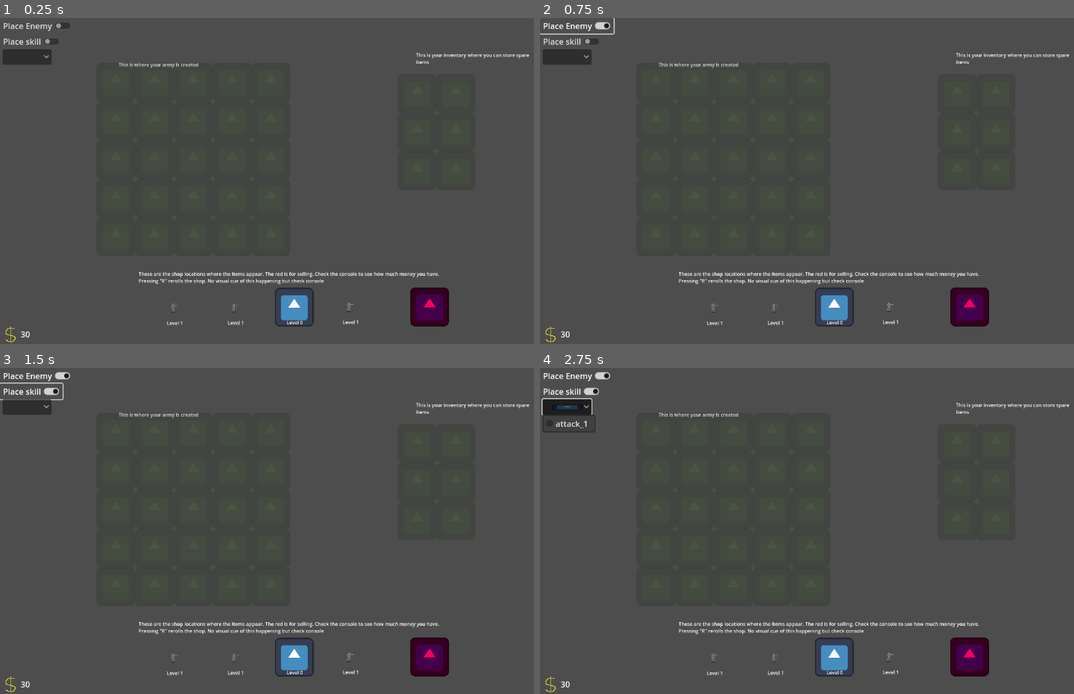
Above: before the commit, frames 1-4 (two rows, left to right).
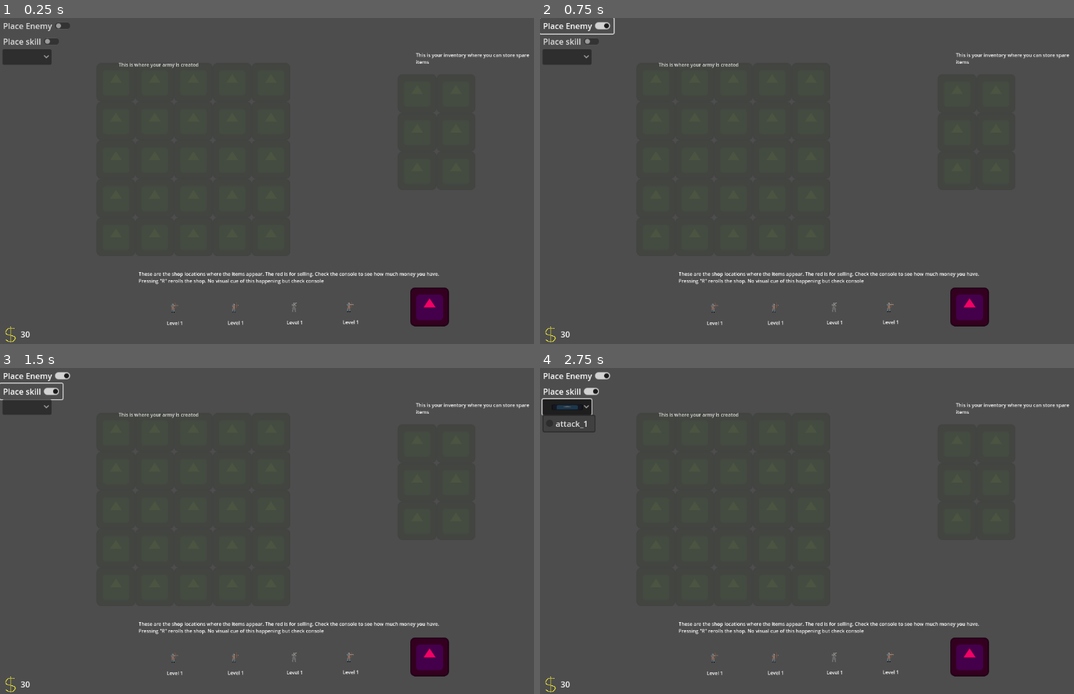
Above: after the commit, the same moments.

Repository: LorcanSmith/Armies
Game: Godot game, scene res://Scenes/main.tscn
Two runs of this game, one before a commit and one after it. Both use one fixed random seed, a clock stepped at 60 frames per second and the inputs below. The engine's default icon, where the game draws it, is replaced by a stand-in: a white triangle on a blue panel in a dark square.
Inputs (mouse positions are in pixels of both pictures, inside the frame that each line leads up to):
- Up to frame 1 (0.25 s): no input
- Up to frame 2 (0.75 s): click "Place Enemy" at 0.5 s
- Up to frame 3 (1.5 s): click "Place skill" at 1.25 s
- Up to frame 4 (2.75 s): click (566, 407) at 2 s

The runs differ from the first frame. In frame 1, 0.5% of the frame differs, in the area x 51-59%, y 82-95%; in frame 2, 0.5%; in frame 3, 0.5%; in frame 4, 0.5%.

Commit message:
knight unit updated

Diff:
--- a/Prefabs/Shop Items/Level1/knight_item.tscn
+++ /dev/null
@@ -1,8 +0,0 @@
-[gd_scene load_steps=2 format=3 uid="uid://cffn8vbj6ve42"]
-
-[ext_resource type="PackedScene" uid="uid://d26riwgg0v8nl" path="res://Prefabs/Shop Items/item.tscn" id="1_88a6c"]
-
-[node name="Item" instance=ExtResource("1_88a6c")]
-unit_ID = 0
-buy_cost = 10
-sell_cost = 5
--- /dev/null
+++ b/Prefabs/Shop Items/Level1/knight_item_LVL1.tscn
@@ -0,0 +1,15 @@
+[gd_scene load_steps=3 format=3 uid="uid://cffn8vbj6ve42"]
+
+[ext_resource type="PackedScene" uid="uid://d26riwgg0v8nl" path="res://Prefabs/Shop Items/item.tscn" id="1_88a6c"]
+[ext_resource type="Texture2D" uid="uid://ca2y0ewqn4yt" path="res://Sprites/Units/Medieval/Knight/knight_sprite.png" id="2_cx6ia"]
+
+[node name="Item" instance=ExtResource("1_88a6c")]
+unit_ID = 0
+buy_cost = 10
+sell_cost = 5
+
+[node name="Sprite2D" parent="." index="0"]
+texture = ExtResource("2_cx6ia")
+
+[node name="Level" parent="." index="3"]
+text = "Level 1"
--- /dev/null
+++ b/Prefabs/Shop Items/Level2/knight_item_LVL2.tscn
@@ -0,0 +1,15 @@
+[gd_scene load_steps=3 format=3 uid="uid://lug4h08m11sb"]
+
+[ext_resource type="PackedScene" uid="uid://d26riwgg0v8nl" path="res://Prefabs/Shop Items/item.tscn" id="1_fukew"]
+[ext_resource type="Texture2D" uid="uid://ca2y0ewqn4yt" path="res://Sprites/Units/Medieval/Knight/knight_sprite.png" id="2_hfhf6"]
+
+[node name="Item" instance=ExtResource("1_fukew")]
+unit_ID = 1
+buy_cost = 7
+sell_cost = 3
+
+[node name="Sprite2D" parent="." index="0"]
+texture = ExtResource("2_hfhf6")
+
+[node name="Level" parent="." index="3"]
+text = "Level 2"
--- a/Prefabs/Shop Items/Level2/knight_level2_item.tscn
+++ /dev/null
@@ -1,10 +0,0 @@
-[gd_scene load_steps=2 format=3 uid="uid://baeep54ii17o7"]
-
-[ext_resource type="PackedScene" uid="uid://d26riwgg0v8nl" path="res://Prefabs/Shop Items/item.tscn" id="1_ydoih"]
-
-[node name="Item" instance=ExtResource("1_ydoih")]
-modulate = Color(0.0235294, 1, 0, 1)
-unit_ID = 1
-can_be_upgraded = false
-buy_cost = 10
-sell_cost = 5
--- /dev/null
+++ b/Prefabs/Shop Items/Level3/knight_item_LVL3.tscn
@@ -0,0 +1,16 @@
+[gd_scene load_steps=3 format=3 uid="uid://drbppi0f52s6a"]
+
+[ext_resource type="PackedScene" uid="uid://d26riwgg0v8nl" path="res://Prefabs/Shop Items/item.tscn" id="1_bl01k"]
+[ext_resource type="Texture2D" uid="uid://ca2y0ewqn4yt" path="res://Sprites/Units/Medieval/Knight/knight_sprite.png" id="2_wos1v"]
+
+[node name="Item" instance=ExtResource("1_bl01k")]
+unit_ID = 2
+can_be_upgraded = false
+buy_cost = 10
+sell_cost = 4
+
+[node name="Sprite2D" parent="." index="0"]
+texture = ExtResource("2_wos1v")
+
+[node name="Level" parent="." index="3"]
+text = "Level 3"
--- a/Prefabs/Units/Level1/knight_unit.tscn
+++ b/Prefabs/Units/Level1/knight_unit_LVL1.tscn
@@ -2,16 +2,13 @@
 
 [ext_resource type="PackedScene" uid="uid://bh1i1tp3dgvik" path="res://Prefabs/Units/unit_prefab.tscn" id="1_abkdl"]
 [ext_resource type="PackedScene" uid="uid://by8ndrehnsmpn" path="res://Prefabs/Skills/basic_skill.tscn" id="2_0o1nn"]
-[ext_resource type="Texture2D" uid="uid://ca2y0ewqn4yt" path="res://Sprites/Units/Knight/test_sprite.png" id="3_lqsp5"]
+[ext_resource type="Texture2D" uid="uid://ca2y0ewqn4yt" path="res://Sprites/Units/Medieval/Knight/knight_sprite.png" id="3_lqsp5"]
 
 [node name="knight_unit" instance=ExtResource("1_abkdl")]
-modulate = Color(1, 1, 1, 1)
-unit_ID = 0
-brawl_damage = 4
 max_health = 16
-health = 16
+brawl_damage = 8
+skill_damage = 8
 skill_prefab = ExtResource("2_0o1nn")
-skill_damage = 8
 
 [node name="Sprite2D" parent="." index="4"]
 texture_filter = 1
@@ -19,3 +16,6 @@
 
 [node name="CollisionShape2D" parent="Area2D" index="0"]
 position = Vector2(-2, -0.5)
+
+[node name="Level" parent="Label" index="0"]
+text = "Level 1"
--- /dev/null
+++ b/Prefabs/Units/Level2/knight_unit_LVL2.tscn
@@ -0,0 +1,21 @@
+[gd_scene load_steps=4 format=3 uid="uid://n1aymaliknjm"]
+
+[ext_resource type="PackedScene" uid="uid://bh1i1tp3dgvik" path="res://Prefabs/Units/unit_prefab.tscn" id="1_di7ac"]
+[ext_resource type="PackedScene" uid="uid://by8ndrehnsmpn" path="res://Prefabs/Skills/basic_skill.tscn" id="2_e6mr2"]
+[ext_resource type="Texture2D" uid="uid://ca2y0ewqn4yt" path="res://Sprites/Units/Medieval/Knight/knight_sprite.png" id="3_cdbe5"]
+
+[node name="knight_unit" instance=ExtResource("1_di7ac")]
+max_health = 28
+brawl_damage = 8
+skill_damage = 12
+skill_prefab = ExtResource("2_e6mr2")
+
+[node name="Sprite2D" parent="." index="4"]
+texture_filter = 1
+texture = ExtResource("3_cdbe5")
+
+[node name="CollisionShape2D" parent="Area2D" index="0"]
+position = Vector2(-2, -0.5)
+
+[node name="Level" parent="Label" index="0"]
+text = "Level 2"
--- /dev/null
+++ b/Prefabs/Units/Level3/knight_unit_LVL3.tscn
@@ -0,0 +1,21 @@
+[gd_scene load_steps=4 format=3 uid="uid://sum8b1xnnmvp"]
+
+[ext_resource type="PackedScene" uid="uid://bh1i1tp3dgvik" path="res://Prefabs/Units/unit_prefab.tscn" id="1_e00cj"]
+[ext_resource type="PackedScene" uid="uid://by8ndrehnsmpn" path="res://Prefabs/Skills/basic_skill.tscn" id="2_ypu7r"]
+[ext_resource type="Texture2D" uid="uid://ca2y0ewqn4yt" path="res://Sprites/Units/Medieval/Knight/knight_sprite.png" id="3_niotv"]
+
+[node name="knight_unit" instance=ExtResource("1_e00cj")]
+max_health = 25
+brawl_damage = 10
+skill_damage = 18
+skill_prefab = ExtResource("2_ypu7r")
+
+[node name="Sprite2D" parent="." index="4"]
+texture_filter = 1
+texture = ExtResource("3_niotv")
+
+[node name="CollisionShape2D" parent="Area2D" index="0"]
+position = Vector2(-2, -0.5)
+
+[node name="Level" parent="Label" index="0"]
+text = "Level 3"
--- a/Scripts/Units/dictionary.gd
+++ b/Scripts/Units/dictionary.gd
@@ -4,8 +4,9 @@
 # Dictionary to store unit IDs and their corresponding scene paths
 var unit_scenes = {
 	#KNIGHT
-	0: preload("res://Prefabs/Units/Level1/knight_unit.tscn"),
-	1: preload("res://Prefabs/Units/Level1/wizard_unit.tscn"),
+	0: preload("res://Prefabs/Units/Level1/knight_unit_LVL1.tscn"),
+	1: preload("res://Prefabs/Units/Level2/knight_unit_LVL2.tscn"),
+	2: preload("res://Prefabs/Units/Level3/knight_unit_LVL3.tscn"),
 	#ARCHER
 	3: preload("res://Prefabs/Units/Level1/archer_unit_LVL1.tscn"),
 	4: preload("res://Prefabs/Units/Level2/archer_unit_LVL2.tscn"),
@@ -14,8 +15,9 @@
 
 var item_scenes = {
 	#KNIGHT
-	0: preload("res://Prefabs/Shop Items/Level1/knight_item.tscn"),
-	1: preload("res://Prefabs/Shop Items/Level2/knight_level2_item.tscn"),
+	0: preload("res://Prefabs/Shop Items/Level1/knight_item_LVL1.tscn"),
+	1: preload("res://Prefabs/Shop Items/Level2/knight_item_LVL2.tscn"),
+	2: preload("res://Prefabs/Shop Items/Level3/knight_item_LVL3.tscn"),
 	#ARCHER
 	3: preload("res://Prefabs/Shop Items/Level1/archer_item_LVL1.tscn"),
 	4: preload("res://Prefabs/Shop Items/Level2/archer_item_LVL2.tscn"),
Renamed: Sprites/Units/Medieval/Knight/test_sprite.png -> Sprites/Units/Medieval/Knight/knight_sprite.png
Not shown, changed: Sprites/Units/Medieval/Knight/knight_sprite.png.import
